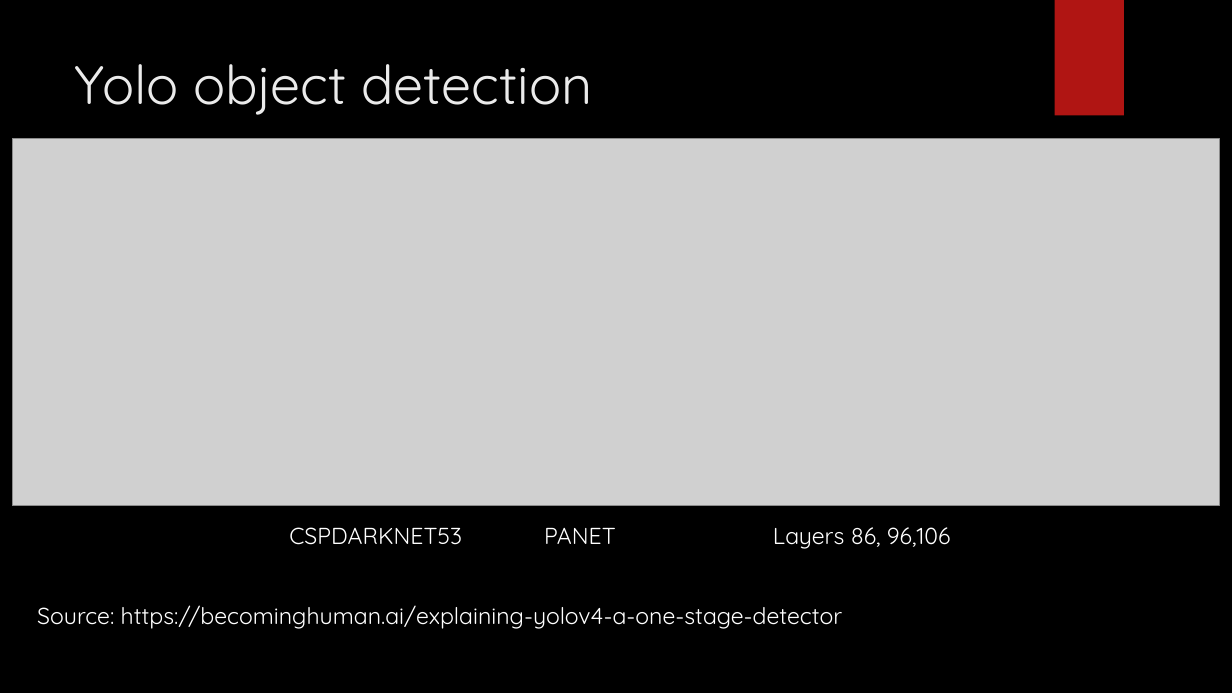
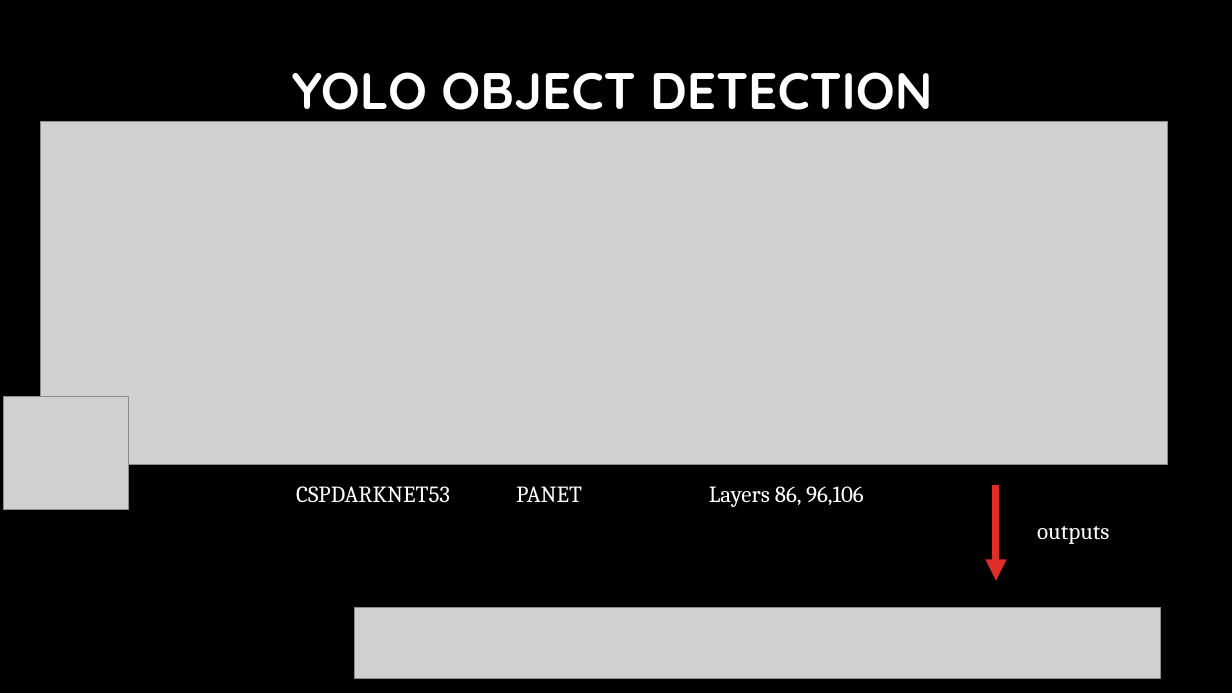
Before and after one commit to LukeHerbst/autocheckout_yolo, a slide deck: slide 9 of AI Automated checkout [Autosaved].pptx (slide 8 before the commit). Drawn at 1232x693 pixels with LibreOffice and Linux fonts; fonts in the diff are those of the drawing; grey boxes stand for pictures; background and template pictures are left out. Boxes give left, top, right and bottom in pixels: in the first picture for what was removed or moved away, otherwise in the second. Text is boxed around its words. In the diff, an @@ line names an element or a change of style, - is before the commit and + after.

```diff
--- a/AI Automated checkout [Autosaved].pptx
+++ b/AI Automated checkout [Autosaved].pptx
@@ title "YOLO OBJECT DETECTION" at [292, 72, 932, 123]: vertical alignment top to middle @@
@@ rectangle removed at [1055, 0, 1124, 116] @@
@@ title at [292, 72, 932, 123]: text changed; size 42 to 40 pt; text colour #EBEBEB to #FFFFFF; bold on @@
-Yolo object detection
+YOLO OBJECT DETECTION
@@ picture: place and size @@
-picture at [13, 139, 1220, 506]
+picture at [41, 121, 1168, 464]
@@ picture added at [4, 397, 128, 509] @@
@@ text "CSPDARKNET53 PANET Layers 86, 96,106": place and size @@
-text "CSPDARKNET53 PANET Layers 86, 96,106" at [289, 527, 951, 549]
+text "CSPDARKNET53 PANET Layers 86, 96,106" at [296, 486, 864, 507]
@@ text "CSPDARKNET53 PANET Layers 86, 96,106" at [296, 486, 864, 507]: font Quicksand to Cambria @@
@@ arrow added from (996, 485) to (996, 580), #DF2E28 5.5 pt @@
@@ text added at [1037, 526, 1109, 544], 18 pt, text #FFFFFF @@
+outputs
@@ text removed at [37, 605, 842, 629] @@
-Source: https://becominghuman.ai/explaining-yolov4-a-one-stage-detector
@@ picture added at [355, 608, 1161, 678] @@
```
Also in this commit, not shown: 11 other slides changed, 7 slides added, 4 slides removed, 5 other files.
